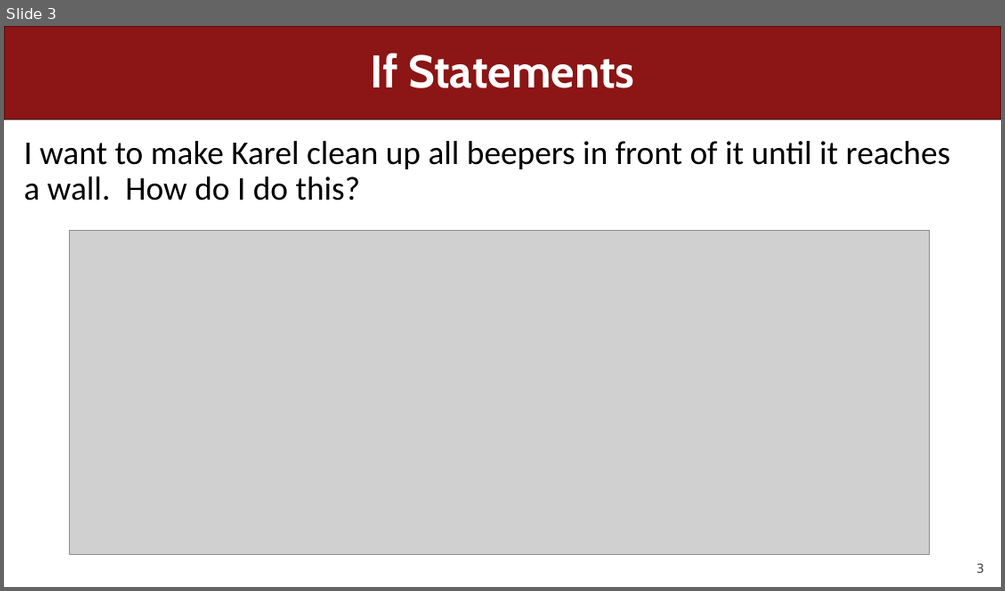
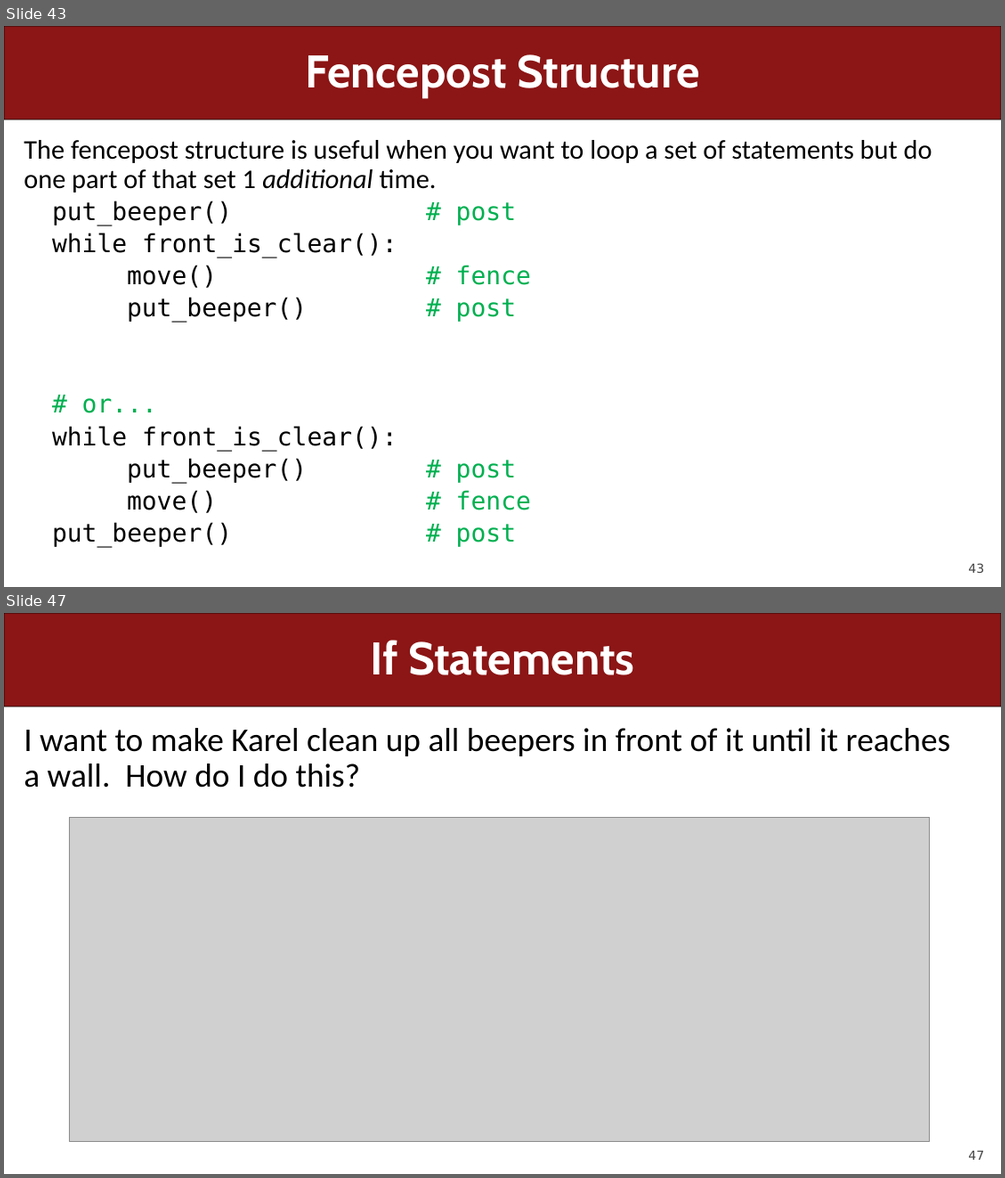
Before and after one commit to csbridge/csbridge2020, a slide deck: docs/slides/Lecture3.pptx. Shown one above the other, each under a label of ours: slide 3 before the commit, slides 43 and 47 after it; the slides between them are not shown. The pictures are 1005x591 and 1005x1178 pixels, drawn with LibreOffice and Linux fonts; fonts in the diff are those of the drawing; grey boxes stand for pictures. Boxes give left, top, right and bottom in pixels: in the first picture for what was removed or moved away, otherwise in the second. Text is boxed around its words. In the diff, an @@ line names an element or a change of style, - is before the commit and + after.

```diff
--- a/docs/slides/Lecture3.pptx
+++ b/docs/slides/Lecture3.pptx
@@ slide 43 added at [4,26,1001,587], background #FFFFFF; not listed: 2 template elements that a slide beside it also shows @@
@@ title added at [305,54,699,97], 44 pt, text #FFFFFF, bold @@
+Fencepost Structure
@@ text added at [24,140,932,547], 24 pt, text #000000 @@
+The fencepost structure is useful when you want to loop a set of statements but do one part of that set 1 additional time.
+  put_beeper() # post
+  while front_is_clear():
+  move() # fence
+  put_beeper() # post
+  # or...
+  while front_is_clear():
+  put_beeper() # post
+  move() # fence
+  put_beeper() # post
@@ what was slide 3 is now slide 47 @@
@@ page number at [968,1151,984,1159]: text changed @@
-3
+47
```
Also in this commit, not shown: 3 slides changed, 49 other slides added, 2 other files.
